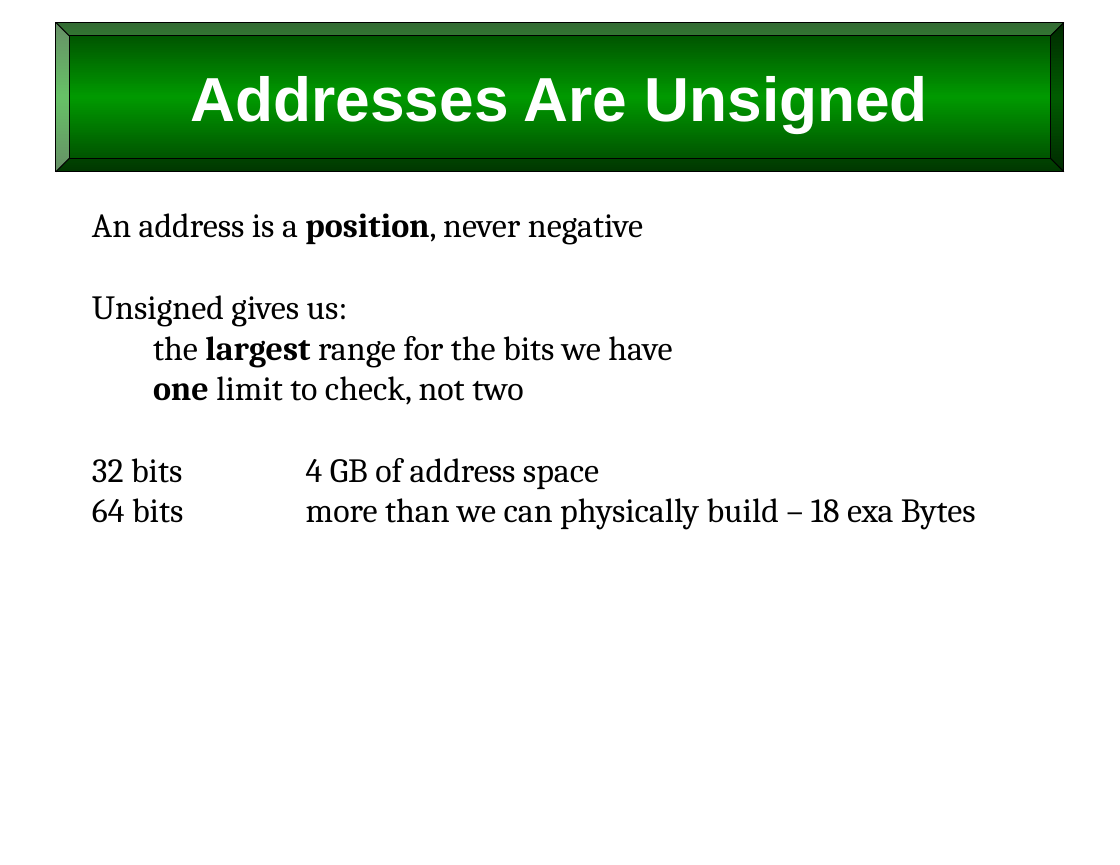
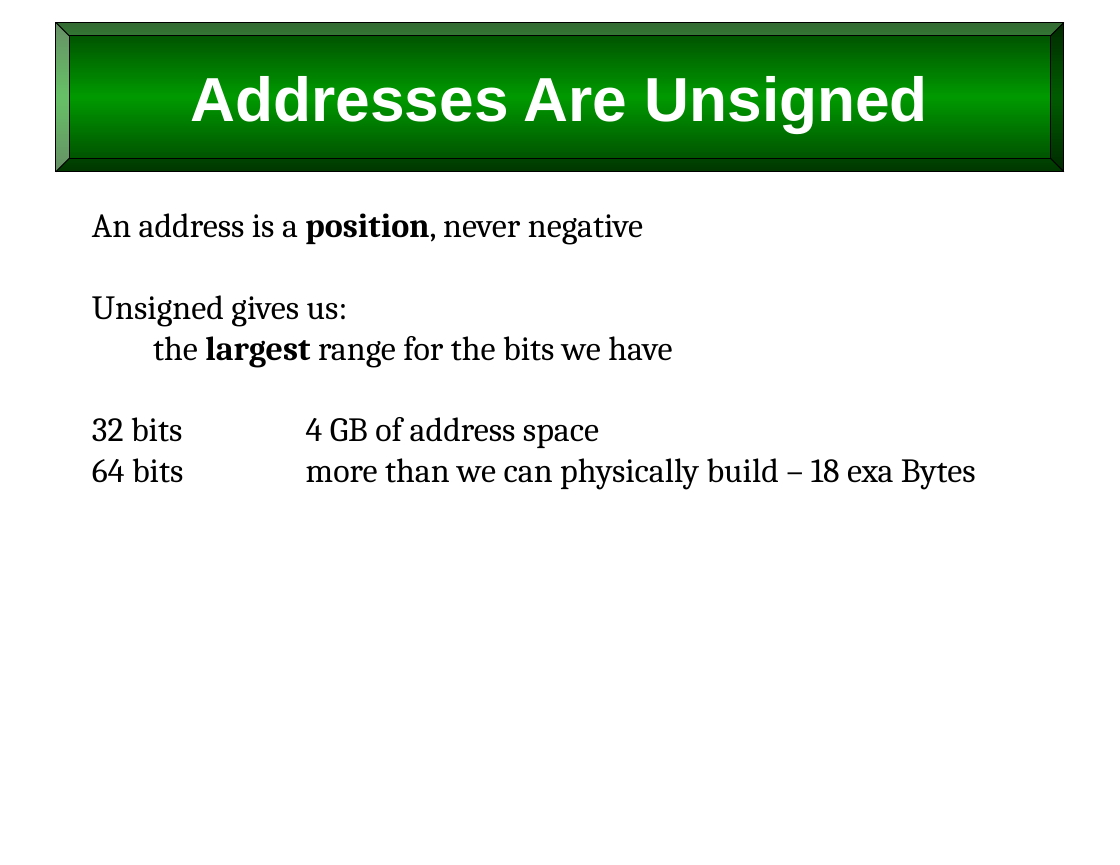
Before and after one commit to billswartz7/IntroToProgramming, a slide deck: slide 16 of Slides/L5_Variables.pptx (slide 15 before the commit). Drawn at 1120x865 pixels with LibreOffice and Linux fonts; fonts in the diff are those of the drawing. Boxes give left, top, right and bottom in pixels: in the first picture for what was removed or moved away, otherwise in the second. Text is boxed around its words. In the diff, an @@ line names an element or a change of style, - is before the commit and + after.

```diff
--- a/Slides/L5_Variables.pptx
+++ b/Slides/L5_Variables.pptx
@@ text at <box>153,376,523,405</box>: paragraph removed @@
-one limit to check, not two
```
Also in this commit, not shown: 5 other slides changed, 1 slide added, 31 other files.
